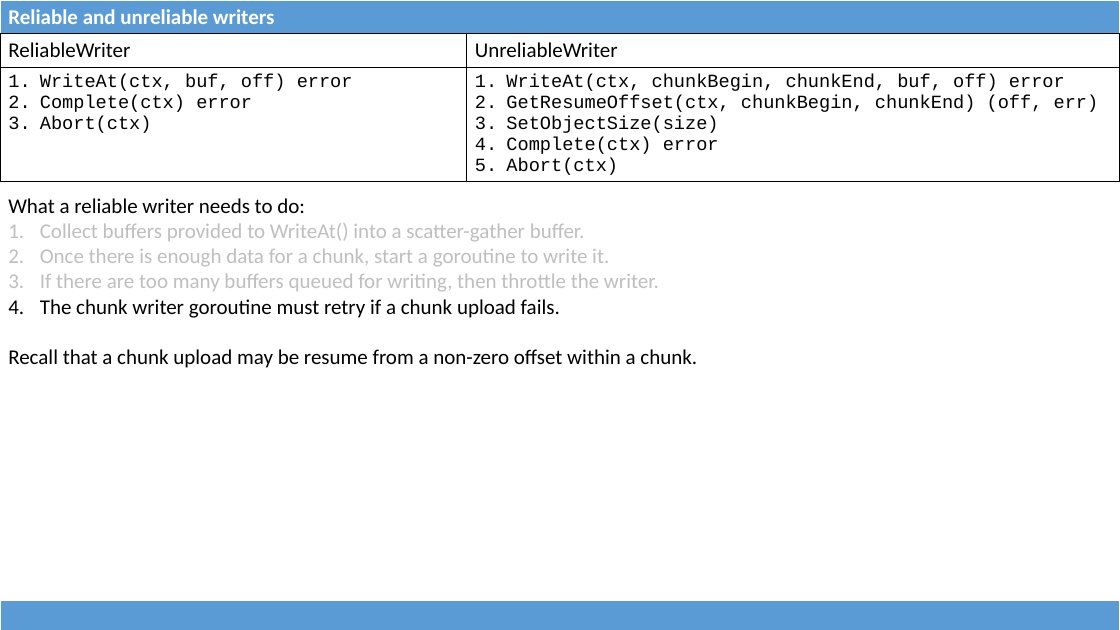
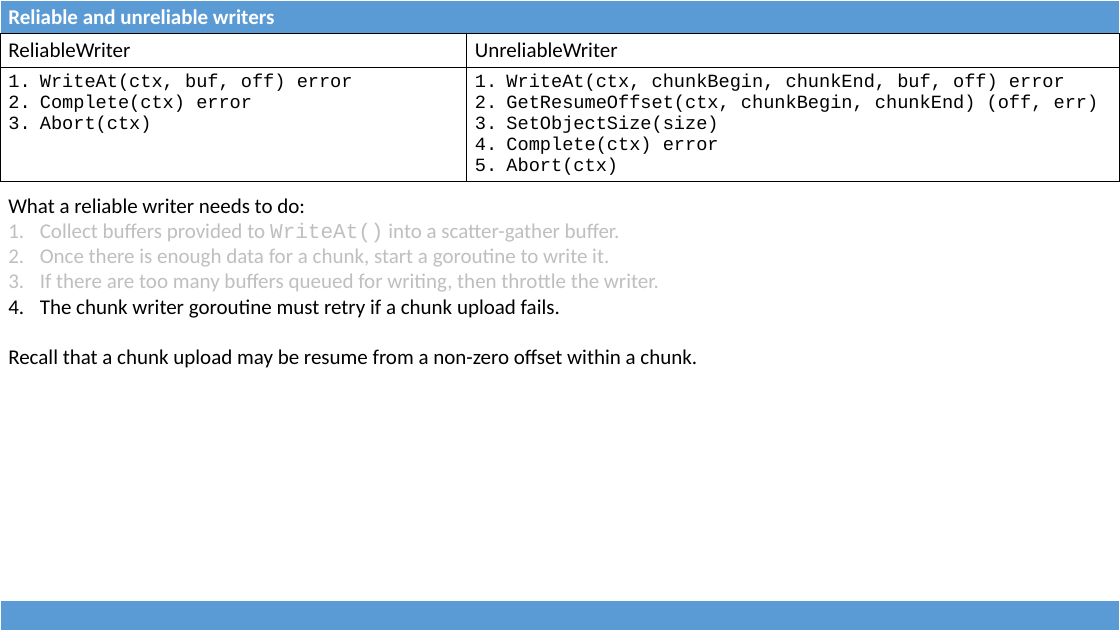
Before and after one commit to dominiquelefevre/filesystems-101-jb, a slide deck: slide 15 of proj/multiconnection/src/01-layering.pptx. Drawn at 1120x630 pixels with LibreOffice and Linux fonts; fonts in the diff are those of the drawing. Boxes give left, top, right and bottom in pixels: in the first picture for what was removed or moved away, otherwise in the second. Text is boxed around its words. In the diff, an @@ line names an element or a change of style, - is before the commit and + after.

```diff
--- a/proj/multiconnection/src/01-layering.pptx
+++ b/proj/multiconnection/src/01-layering.pptx
@@ text at (40, 223, 620, 242): font Calibri to Courier New in "WriteAt()" @@
```
Also in this commit, not shown: 1 other file.
